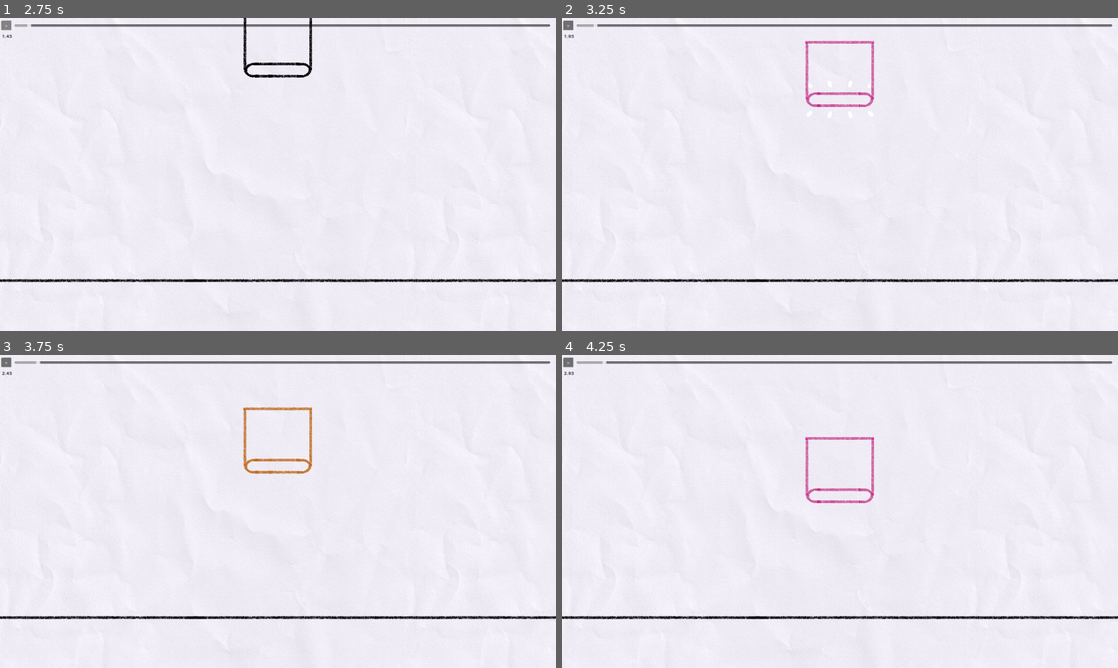
Above: before the commit, frames 1-4 (two rows, left to right).
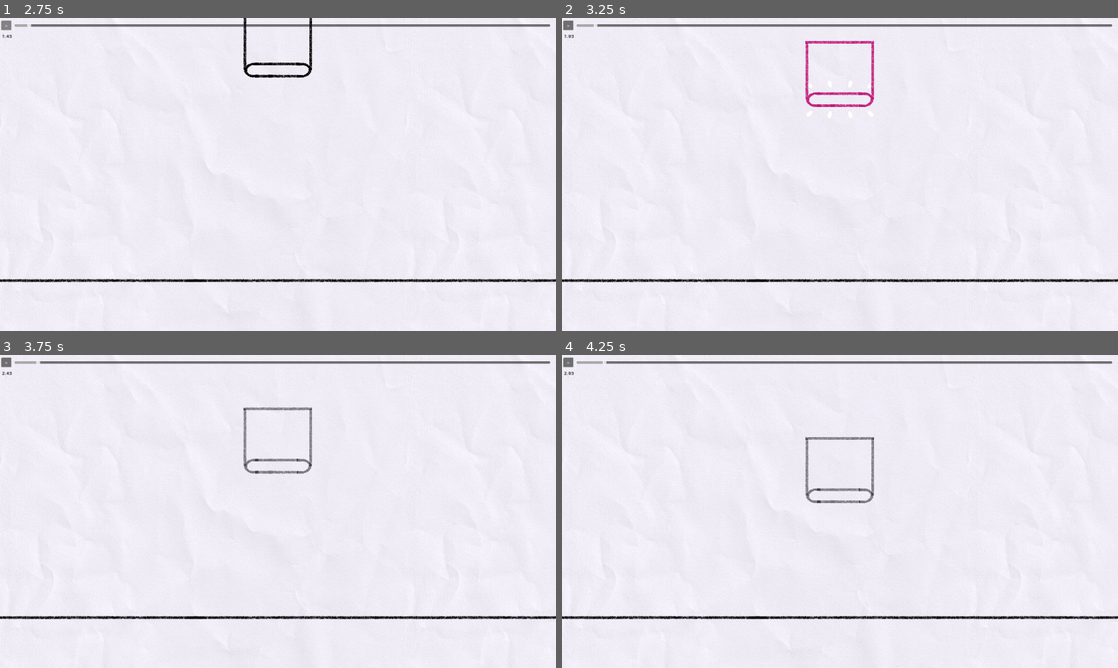
Above: after the commit, the same moments.

Repository: Punjidixie/Project-Prelude
Game: Godot game, scene res://main/music_game.tscn
Two runs of this game, one before a commit and one after it. Both use one fixed random seed, a clock stepped at 60 frames per second and the inputs below.
Inputs (mouse positions are in pixels of both pictures, inside the frame that each line leads up to):
- Up to frame 1 (2.75 s): click ">" at 0.5 s; click ">" at 1.25 s; click ">" at 2 s
- Up to frame 2 (3.25 s): drag from (840, 71) to (895, 105) at 2.77 s
- Up to frame 3 (3.75 s): drag from (22, 373) to (250, 574) at 3.52 s
- Up to frame 4 (4.25 s): no input

Frame 1 is identical in both runs. In frame 2, 0.5% of the frame differs, in the area x 43-57%, y 7-29%; in frame 3, 0.5%; in frame 4, 0.5%, in the area x 43-57%, y 26-48%.

Commit message:
Improved hold note states

Diff:
--- a/notes/hold_note.gd
+++ b/notes/hold_note.gd
@@ -19,7 +19,9 @@
 
 func start_hold():
 	hold_status = HoldStatus.HELD
-	note_result = ScoringUtils.get_release_note_result(GlobalManager.current_time - start_time)
+
+	var target_time = end_event.start_time
+	note_result = ScoringUtils.get_note_result(GlobalManager.current_time - target_time)
 	note_effects.play_looping_effects(note_result)
 
 func end_hold():
@@ -31,12 +33,15 @@
 	is_hit = true
 	hit_time = GlobalManager.current_time
 
-	var new_note_result = ScoringUtils.get_release_note_result(hit_time - (start_time + hold_time))
+	var target_time = end_event.start_time + hold_time
+	var new_note_result = ScoringUtils.get_release_note_result(hit_time - target_time)
 
 	note_result = min(note_result, new_note_result)
 
-	if note_result == NoteResult.PERFECT: hold_note_body.perfect_release()
-	else: hold_note_body.imperfect_release()
+	if note_result == NoteResult.PERFECT:
+		hold_note_body.perfect_release()
+	else:
+		hold_note_body.imperfect_release()
 
 	note_effects.play_end_effects(note_result)
 
--- a/notes/hold_note.tscn
+++ b/notes/hold_note.tscn
@@ -28,21 +28,6 @@
 "values": [Color(0, 0, 0, 1)]
 }
 
-[sub_resource type="Animation" id="Animation_bknd2"]
-resource_name = "end"
-tracks/0/type = "value"
-tracks/0/imported = false
-tracks/0/enabled = true
-tracks/0/path = NodePath("Hitbox:modulate")
-tracks/0/interp = 1
-tracks/0/loop_wrap = true
-tracks/0/keys = {
-"times": PackedFloat32Array(0, 1),
-"transitions": PackedFloat32Array(1, 1),
-"update": 0,
-"values": [Color(0.901124, 0.656453, 0, 1), Color(0.922064, 0.000155559, 0.768216, 0)]
-}
-
 [sub_resource type="Animation" id="Animation_gdssq"]
 resource_name = "hold"
 loop_mode = 1
@@ -56,11 +41,41 @@
 "times": PackedFloat32Array(0, 0.5, 1),
 "transitions": PackedFloat32Array(1, 1, 1),
 "update": 0,
-"values": [Color(0.901124, 0.656453, 0, 1), Color(0.921569, 0, 0.768627, 0.65098), Color(0.901961, 0.654902, 0, 1)]
+"values": [Color(0.901124, 0.656453, 0, 1), Color(0.921569, 0, 0.768627, 1), Color(0.901961, 0.654902, 0, 1)]
+}
+
+[sub_resource type="Animation" id="Animation_eujrl"]
+resource_name = "imperfect_ending"
+tracks/0/type = "value"
+tracks/0/imported = false
+tracks/0/enabled = true
+tracks/0/path = NodePath("Hitbox:modulate")
+tracks/0/interp = 1
+tracks/0/loop_wrap = true
+tracks/0/keys = {
+"times": PackedFloat32Array(0, 0.6),
+"transitions": PackedFloat32Array(1, 1),
+"update": 0,
+"values": [Color(0, 0, 0, 0.501961), Color(0, 0, 0, 0)]
+}
+
+[sub_resource type="Animation" id="Animation_bknd2"]
+resource_name = "perfect_ending"
+tracks/0/type = "value"
+tracks/0/imported = false
+tracks/0/enabled = true
+tracks/0/path = NodePath("Hitbox:modulate")
+tracks/0/interp = 1
+tracks/0/loop_wrap = true
+tracks/0/keys = {
+"times": PackedFloat32Array(0, 1),
+"transitions": PackedFloat32Array(1, 1),
+"update": 0,
+"values": [Color(0.901124, 0.656453, 0, 1), Color(0.922064, 0.000155559, 0.768216, 0)]
 }
 
 [sub_resource type="Animation" id="Animation_8w4bb"]
-resource_name = "released"
+resource_name = "imperfect_release"
 tracks/0/type = "value"
 tracks/0/imported = false
 tracks/0/enabled = true
@@ -71,15 +86,16 @@
 "times": PackedFloat32Array(0, 0.3),
 "transitions": PackedFloat32Array(1, 1),
 "update": 0,
-"values": [Color(0, 0, 0, 1), Color(0, 0, 0, 0.231373)]
+"values": [Color(0.901961, 0.654902, 0, 1), Color(0, 0, 0, 0.501961)]
 }
 
 [sub_resource type="AnimationLibrary" id="AnimationLibrary_uti7x"]
 _data = {
 "RESET": SubResource("Animation_07vnm"),
-"end": SubResource("Animation_bknd2"),
 "hold": SubResource("Animation_gdssq"),
-"released": SubResource("Animation_8w4bb")
+"imperfect_ending": SubResource("Animation_eujrl"),
+"imperfect_release": SubResource("Animation_8w4bb"),
+"perfect_ending": SubResource("Animation_bknd2")
 }
 
 [node name="TestHoldNote" type="Node" node_paths=PackedStringArray("note_events_container", "note_body", "note_effects", "end_event")]
--- a/notes/hold_note_body.gd
+++ b/notes/hold_note_body.gd
@@ -3,6 +3,7 @@
 class_name HoldNoteBody
 
 @export var hold_body: Control
+var ended = false
 
 func _ready():
 	super._ready()
@@ -10,11 +11,21 @@
 	hitbox.on_released.connect(on_body_released)
 	get_tree().get_root().size_changed.connect(update_height)
 
+func reset():
+	super.reset()
+	ended = false
+
 func _process(delta):
 	var hold_note := note as HoldNote
-	var timed_out = GlobalManager.current_time > (hold_note.end_event.start_time + hold_note.hold_time)
-	if hold_note.hold_status == HoldNote.HoldStatus.HELD and timed_out:
-		on_body_released()
+
+	# If not ended and timed out
+	if not ended and GlobalManager.current_time > (hold_note.end_event.start_time + hold_note.hold_time):
+		ended = true
+		match hold_note.hold_status:
+			HoldNote.HoldStatus.HELD:
+				on_body_released()
+			HoldNote.HoldStatus.RELEASED:
+				animation_player.play("imperfect_ending")
 
 func on_body_pressed():
 	var hold_note := note as HoldNote
@@ -28,11 +39,13 @@
 		hold_note.end_hold()
 		hitbox.mouse_filter = Control.MOUSE_FILTER_IGNORE
 
+### TO BE CALLED BACK FROM HOLDNOTE ###
 func imperfect_release():
-	animation_player.play("imperfect_released") # Colors dimming
+	animation_player.play("imperfect_release") # Colors dimming
 
 func perfect_release():
-	animation_player.play("perfect_released") # Colors fading out
+	ended = true
+	animation_player.play("perfect_ending") # Colors fading out, ending beautifully
 
 func update_appearance():
 	super.update_appearance()
--- a/singletons/scoring_utils.gd
+++ b/singletons/scoring_utils.gd
@@ -12,6 +12,7 @@
 		return Note.NoteResult.BAD
 
 func get_release_note_result(delta_time: float) -> Note.NoteResult:
+	print(delta_time)
 	if abs(delta_time) < perfect_window * 2:
 		return Note.NoteResult.PERFECT
 	elif abs(delta_time) < good_window * 2:
Not shown: 1 places in notes/hold_note.tscn that only renumber resources
